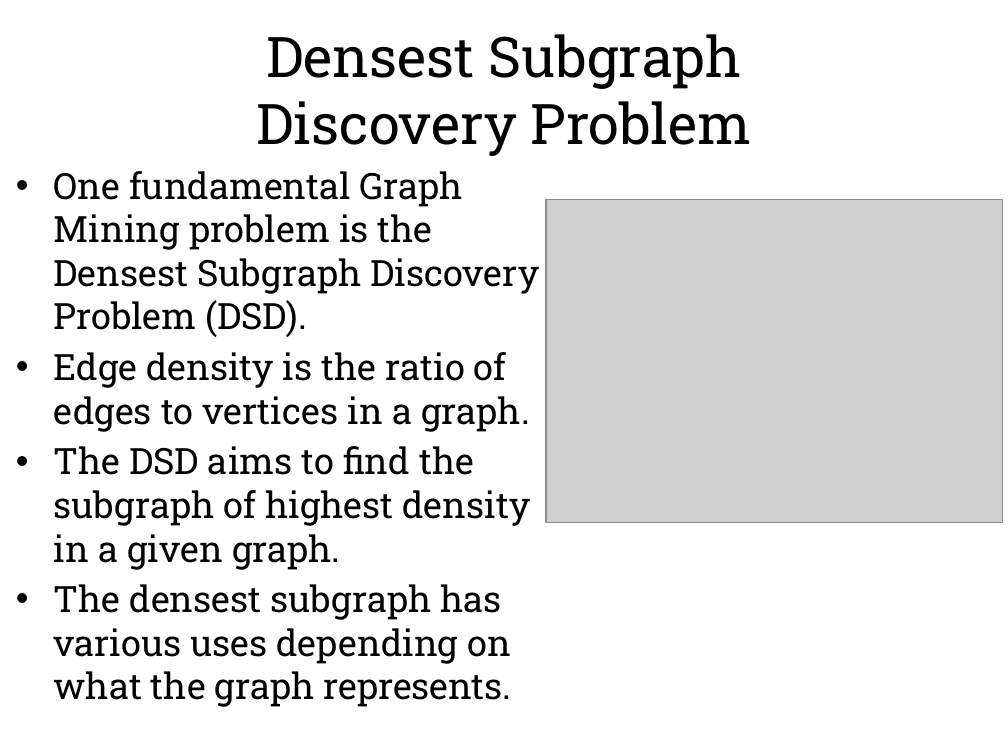
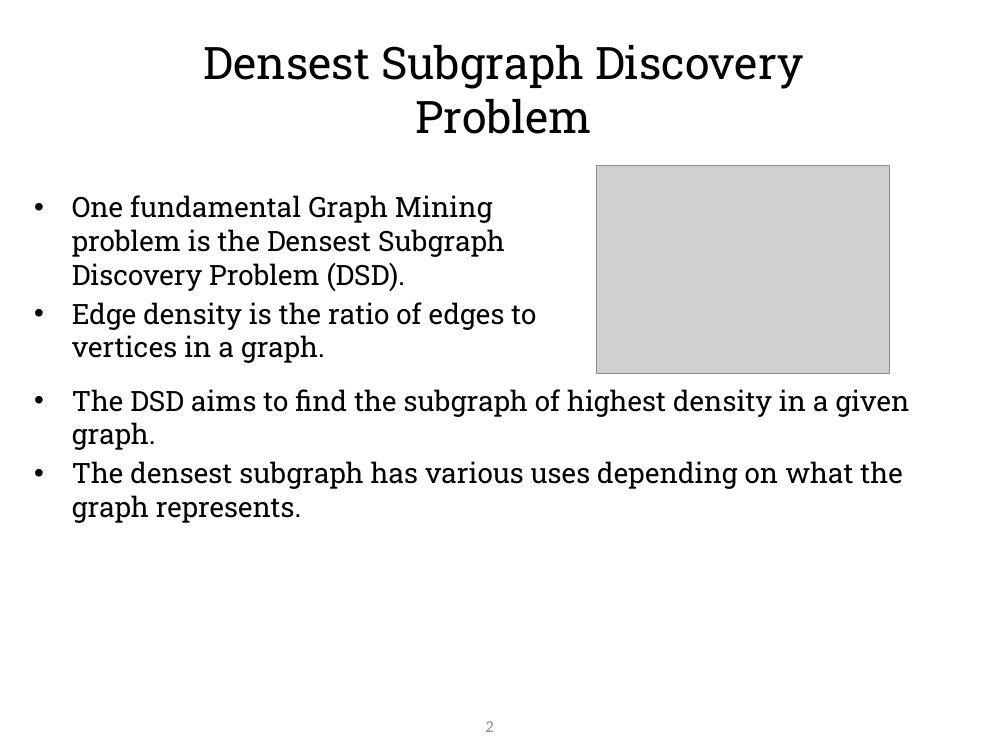
Before and after one commit to hgareau/DensestSubgraphDiscovery, a slide deck: slide 3 of Thesis Defense Presentation.pptx. Drawn at 1008x756 pixels with LibreOffice and Linux fonts; fonts in the diff are those of the drawing; grey boxes stand for pictures; background and template pictures are left out. Boxes give left, top, right and bottom in pixels: in the first picture for what was removed or moved away, otherwise in the second. Text is boxed around its words. In the diff, an @@ line names an element or a change of style, - is before the commit and + after.

Commit message:
Further format changes.

```diff
--- a/Thesis Defense Presentation.pptx
+++ b/Thesis Defense Presentation.pptx
@@ text "Densest Subgraph Discovery Problem" at (204,45,803,134): size 40 to 32 pt @@
@@ text at (54,171,540,432): paragraphs removed @@
-• One fundamental Graph Mining problem is the Densest Subgraph Discovery Problem (DSD).
-• Edge density is the ratio of edges to vertices in a graph.
@@ picture: place and size @@
-picture at (546,200,1002,523)
+picture at (597,165,890,373)
@@ text added at (72,195,536,363), 20 pt, text #000000 @@
+• One fundamental Graph Mining problem is the Densest Subgraph Discovery Problem (DSD).
+• Edge density is the ratio of edges to vertices in a graph.
@@ text "The DSD aims to find ...": place and size @@
-text "The DSD aims to find ..." at (54,171,540,664)
+text "The DSD aims to find ..." at (72,389,910,523)
@@ text "The DSD aims to find ..." at (72,389,910,523): size 25.9 to 20 pt; less space between paragraphs @@
@@ page number: place and size @@
-page number at (17,680,68,748)
+page number at (485,721,493,732)
@@ page number at (485,721,493,732): size 28 to 12 pt, font Roboto Slab to Calibri, text colour #FFFFFF to #8C8C8C, bold off; alignment left to right; less space between paragraphs; vertical alignment top to middle @@
```
Also in this commit, not shown: 45 other slides changed, 1 slide added, 1 slide removed.
